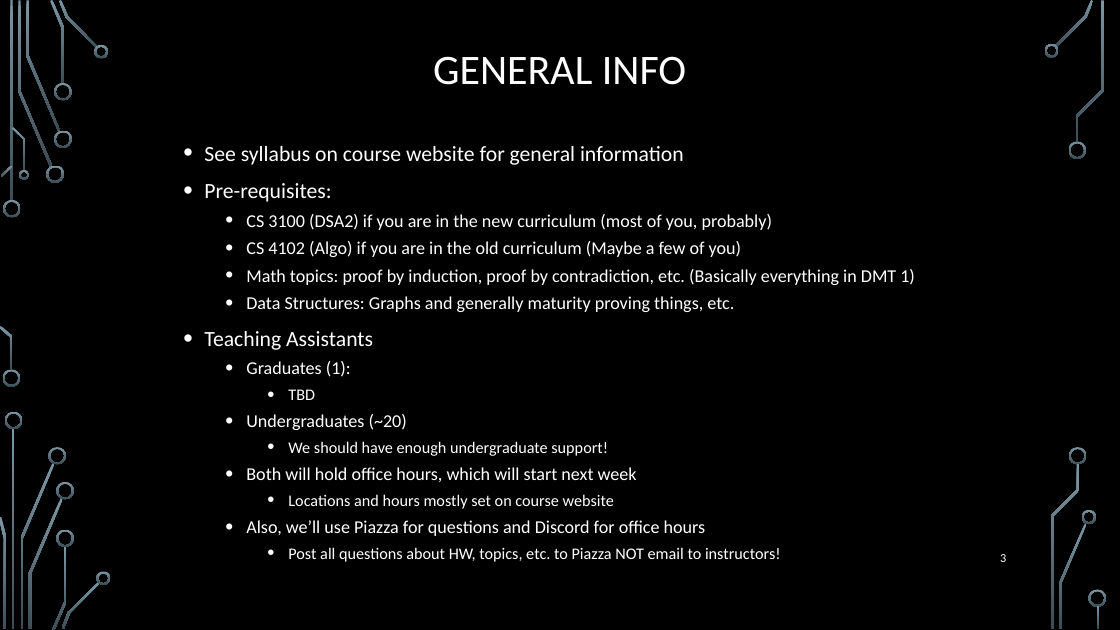
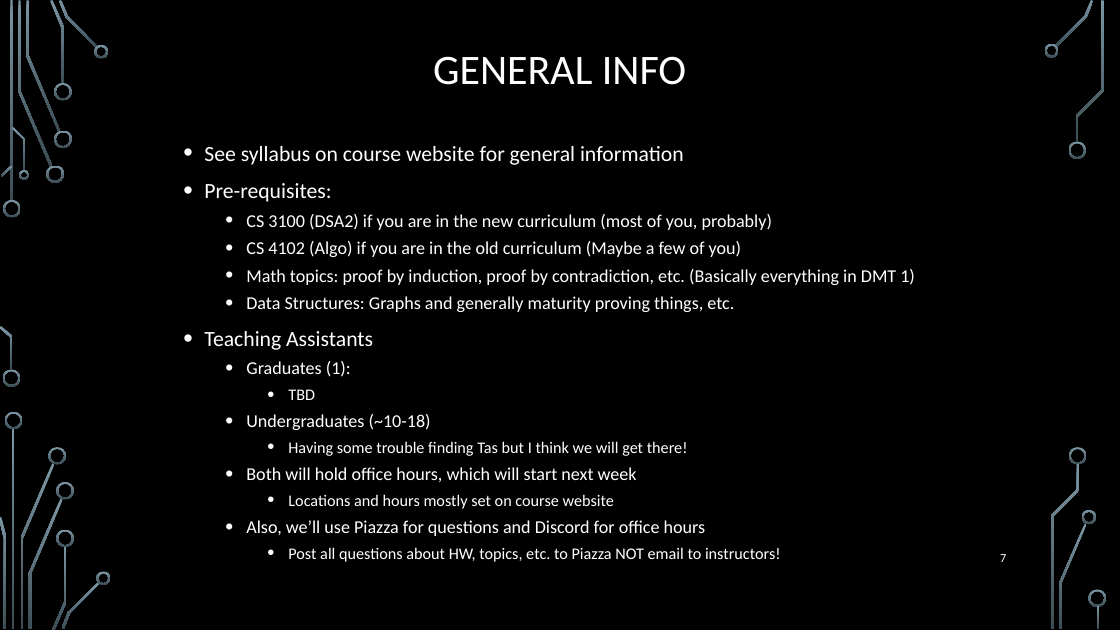
Before and after one commit to markfloryan/dmt2, a slide deck: slide 7 of slides/00-CourseIntroduction.pptx (slide 3 before the commit). Drawn at 1120x630 pixels with LibreOffice and Linux fonts; fonts in the diff are those of the drawing; background and template pictures are left out. Boxes give left, top, right and bottom in pixels: in the first picture for what was removed or moved away, otherwise in the second. Text is boxed around its words. In the diff, an @@ line names an element or a change of style, - is before the commit and + after.

Commit message:
slides

```diff
--- a/slides/00-CourseIntroduction.pptx
+++ b/slides/00-CourseIntroduction.pptx
@@ text at [246,414,688,456]: text changed @@
-  • Undergraduates (~20)
-    • We should have enough undergraduate support!
+  • Undergraduates (~10-18)
+    • Having some trouble finding Tas but I think we will get there!
@@ page number at [1000,554,1006,562]: text changed @@
-3
+7
```
Also in this commit, not shown: 1 other slide changed, 3 slides added, 1 slide removed, 4 other files.
